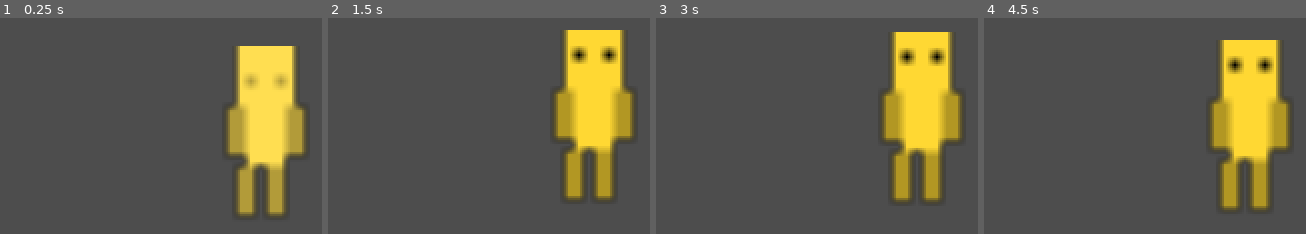
Above: before the commit, frames 1-4 (left to right).
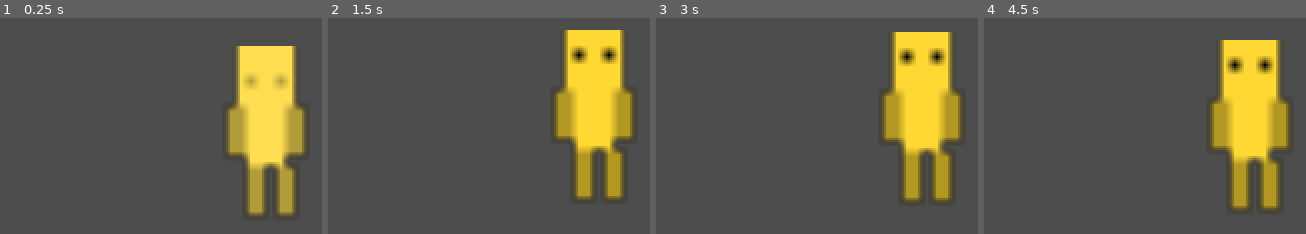
Above: after the commit, the same moments.

Repository: Jadest03/sprite-soul
Game: Godot game, scene res://scenes/Companion.tscn
The game is run twice, just before and just after one commit, with the same random seed, the same clock (stepped at 60 frames per second) and the same inputs. This scene is started directly instead of the project's main scene.
Inputs (mouse positions are in pixels of both pictures, inside the frame that each line leads up to):
- Up to frame 1 (0.25 s): no input
- Up to frame 2 (1.5 s): tap Enter at 0.5, 0.6 s; move the mouse to (outside the picture) at 0.52 s; click (outside the picture) at 0.67 s; move the mouse to (472, 173) at 1.27 s; tap Keypad Enter at 1.35 s; click (472, 173) at 1.42 s
- Up to frame 3 (3 s): move the mouse to (outside the picture) at 2.02 s; tap Enter at 2.1 s; click (outside the picture) at 2.17 s; move the mouse to (891, 233) at 2.77 s; tap Keypad Enter at 2.85 s; click (891, 233) at 2.92 s
- Up to frame 4 (4.5 s): move the mouse to (outside the picture) at 3.52 s; tap Enter at 3.6 s; click (outside the picture) at 3.67 s; move the mouse to (1070, 93) at 4.27 s; tap Keypad Enter at 4.35 s; click (1070, 93) at 4.42 s

The runs differ from the first frame. In frame 1, 3.8% of the frame differs, in the area x 73-92%, y 66-92%; in frame 2, 4.1%; in frame 3, 4.0%; in frame 4, 4.1%, in the area x 72-93%, y 63-90%.

Commit message:
fix: 스프라이트 생성 품질 및 동작 개선
- 말할 때 idle 유지 (타이핑 끝날 때까지 chat_locked)
- 말풍선 위치 캐릭터 머리 위로 조정
- walk_r에 walk_right 행 직접 사용 (mirror 제거)
- base model을 FLUX.2-klein-base-4B로 교체
- 프롬프트 모델 카드 형식으로 변경
- K-centroid 후처리 추가 (픽셀아트 선명도 개선)
- 다운로드 진행률 디스크 크기 기반으로 표시
- 해상도 512×512, 스텝 15로 최적화

Co-Authored-By: Claude Sonnet 4.6 <noreply@anthropic.com>

Diff:
--- a/autoloads/EventBus.gd
+++ b/autoloads/EventBus.gd
@@ -12,6 +12,7 @@
 # Chat signals
 signal chat_requested(message: String)
 signal chat_response_received(message: String)
+signal chat_bubble_closed
 
 # true일 때 Companion의 passthrough 업데이트를 멈추고 창 전체를 interactive로 전환
 var chat_input_open: bool = false
--- a/scripts/ChatUI.gd
+++ b/scripts/ChatUI.gd
@@ -39,6 +39,7 @@
 var _screen_analyzing := false
 var _last_proactive := ""
 var _last_screen_context := ""
+var _screen_perm_ok := false
 
 func _ready() -> void:
 	layer = 10
@@ -64,6 +65,7 @@
 			if _displayed_chars >= _full_text.length():
 				_is_typing = false
 				_hide_timer = BUBBLE_HIDE_DELAY
+				EventBus.chat_bubble_closed.emit()
 			else:
 				_typing_timer = TYPING_INTERVAL
 
@@ -75,13 +77,13 @@
 
 func _update_input_position() -> void:
 	var vh := get_viewport().get_visible_rect().size.y
-	_input_row.position = Vector2(4.0, vh - _input_row.size.y - 4.0)
+	_input_row.position = Vector2(4.0, vh - _input_row.size.y)
 
 func _update_bubble_position() -> void:
 	var pos := companion.position
 	var bsize := _bubble.size
 	var x := clampf(pos.x - bsize.x * 0.5, 4.0, 296.0 - bsize.x)
-	var y := maxf(4.0, pos.y - 120.0 - bsize.y)
+	var y := maxf(4.0, pos.y - companion.SPRITE_HALF.y * 1.2 - 8.0 - bsize.y)
 	_bubble.position = Vector2(x, y)
 
 func _on_companion_clicked() -> void:
@@ -197,13 +199,30 @@
 	_screen_http = HTTPRequest.new()
 	add_child(_screen_http)
 	_screen_http.request_completed.connect(_on_screen_analyzed)
-
+	# Defer permission check so the companion renders first
+	get_tree().create_timer(1.0).timeout.connect(_start_screen_capture)
+
+func _start_screen_capture() -> void:
+	_screen_perm_ok = _check_screen_perm()
+	if not _screen_perm_ok:
+		get_tree().create_timer(2.0).timeout.connect(func():
+			EventBus.chat_response_received.emit(
+				"화면 기록 권한이 없어요! 시스템 설정 → 개인정보 보호 및 보안 → 화면 기록에서 SpriteSoul을 허용 후 재시작해주세요."))
+		return
 	_screen_timer = Timer.new()
 	_screen_timer.wait_time = SCREEN_INTERVAL
 	_screen_timer.one_shot = false
 	_screen_timer.timeout.connect(_capture_and_analyze)
 	add_child(_screen_timer)
 	_screen_timer.start()
+
+# Returns false only if Python3 ran and explicitly reported no permission.
+# Falls back to true (assume OK) if Python3 unavailable.
+func _check_screen_perm() -> bool:
+	var code := OS.execute("/usr/bin/python3", ["-c",
+		"import ctypes,sys; lib=ctypes.cdll.LoadLibrary('/System/Library/Frameworks/CoreGraphics.framework/CoreGraphics'); lib.CGPreflightScreenCaptureAccess.restype=ctypes.c_bool; sys.exit(0 if lib.CGPreflightScreenCaptureAccess() else 1)"],
+		[])
+	return code != 1
 
 func _capture_and_analyze() -> void:
 	var is_sleeping: bool = companion != null and companion.fsm.current_state == CompanionFSM.State.SLEEP
--- a/scripts/Companion.gd
+++ b/scripts/Companion.gd
@@ -16,10 +16,11 @@
 var SPRITE_HALF  := Vector2(40.0, 50.0)
 
 const STATE_COLORS = {
-	"idle":  Color(1.0, 0.85, 0.2),
-	"walk":  Color(0.3, 0.6, 1.0),
-	"sleep": Color(0.5, 0.3, 0.8),
-	"react": Color(1.0, 0.5, 0.1),
+	"idle":   Color(1.0, 0.85, 0.2),
+	"walk_l": Color(0.3, 0.6, 1.0),
+	"walk_r": Color(0.3, 0.6, 1.0),
+	"sleep":  Color(0.5, 0.3, 0.8),
+	"react":  Color(1.0, 0.5, 0.1),
 }
 
 var fsm
@@ -38,6 +39,8 @@
 var _next_banzai: float = 0.0
 var _no_interact_timer: float = 0.0
 var _forced_sleep := false
+var _yawn_tween: Tween = null
+var _walk_scale_mult: float = 1.0
 
 const SLEEP_AFTER := 600.0  # 10분
 
@@ -55,6 +58,7 @@
 	fsm.state_entered.connect(_on_state_entered)
 	EventBus.chat_requested.connect(_on_chat_requested)
 	EventBus.chat_response_received.connect(_on_chat_response_received)
+	EventBus.chat_bubble_closed.connect(_on_chat_bubble_closed)
 
 	_context_menu = PopupMenu.new()
 	_context_menu.add_item("새 캐릭터 만들기", 0)
@@ -68,8 +72,9 @@
 	var loaded := _load_sprite_frames()
 	if loaded != null:
 		sprite.sprite_frames = loaded
-		SPRITE_SCALE = Vector2(1.5, 1.5)
-		SPRITE_HALF  = Vector2(72.0, 80.0)
+		SPRITE_SCALE = Vector2(1.0, 1.0)
+		SPRITE_HALF  = Vector2(48.0, 65.0)
+		_walk_scale_mult = _measure_walk_scale_correction()
 	else:
 		sprite.sprite_frames = _build_placeholder_frames()
 	sprite.scale = SPRITE_SCALE
@@ -123,7 +128,7 @@
 
 	if position.x < SPRITE_HALF.x or position.x > _screen_rect.size.x - SPRITE_HALF.x:
 		_walk_dir_x *= -1
-		sprite.flip_h = _walk_dir_x < 0
+		_play_walk_anim()
 
 	position.x = clampf(position.x, SPRITE_HALF.x, _screen_rect.size.x - SPRITE_HALF.x)
 
@@ -131,13 +136,23 @@
 	sprite.flip_h = mouse_pos.x < position.x
 
 func _on_state_entered(state: int) -> void:
+	if is_instance_valid(_yawn_tween):
+		_yawn_tween.kill()
+	_yawn_tween = null
 	match state:
-		CompanionFSM.State.IDLE:  sprite.play("idle")
+		CompanionFSM.State.IDLE:
+			sprite.scale = SPRITE_SCALE
+			sprite.play("idle")
 		CompanionFSM.State.WALK:
+			sprite.scale = SPRITE_SCALE * _walk_scale_mult
 			_pick_walk_direction()
-			sprite.play("walk")
-		CompanionFSM.State.SLEEP: sprite.play("sleep")
-		CompanionFSM.State.REACT: sprite.play("react")
+			_play_walk_anim()
+		CompanionFSM.State.SLEEP:
+			sprite.scale = SPRITE_SCALE
+			sprite.play("sleep")
+		CompanionFSM.State.REACT:
+			sprite.scale = SPRITE_SCALE
+			sprite.play("react")
 
 func _input(event: InputEvent) -> void:
 	if event is InputEventMouseButton and event.pressed:
@@ -163,19 +178,32 @@
 func _on_chat_requested(_text: String) -> void:
 	_reset_sleep_timer()
 	_chat_locked = true
-	fsm.transition_to(CompanionFSM.State.REACT)
+	fsm.transition_to(CompanionFSM.State.IDLE)
 
 func _on_chat_response_received(_text: String) -> void:
+	_chat_locked = true
+	fsm.transition_to(CompanionFSM.State.IDLE)
+
+func _on_chat_bubble_closed() -> void:
 	_chat_locked = false
-	fsm.transition_to(CompanionFSM.State.IDLE)
 
 func _reset_sleep_timer() -> void:
 	_no_interact_timer = 0.0
 	_forced_sleep = false
 
 func _pick_walk_direction() -> void:
-	_walk_dir_x = 1.0 if randf() > 0.5 else -1.0
-	sprite.flip_h = _walk_dir_x < 0
+	var center := _screen_rect.size.x * 0.5
+	var edge_zone := _screen_rect.size.x * 0.25
+	if position.x < center - edge_zone:
+		_walk_dir_x = 1.0   # 왼쪽 벽 근처 → 오른쪽으로
+	elif position.x > center + edge_zone:
+		_walk_dir_x = -1.0  # 오른쪽 벽 근처 → 왼쪽으로
+	else:
+		_walk_dir_x = 1.0 if randf() > 0.5 else -1.0
+
+func _play_walk_anim() -> void:
+	sprite.flip_h = false
+	sprite.play("walk_r" if _walk_dir_x > 0 else "walk_l")
 
 # --- Micro-interactions ---
 
@@ -215,10 +243,12 @@
 		sprite.position.y = lerp(sprite.position.y, 0.0, 8.0 * delta)
 
 func _do_yawn() -> void:
-	var tween := create_tween()
-	tween.tween_property(sprite, "scale", SPRITE_SCALE * Vector2(1.16, 0.84), 0.35)
-	tween.tween_property(sprite, "scale", SPRITE_SCALE * Vector2(0.92, 1.12), 0.2)
-	tween.tween_property(sprite, "scale", SPRITE_SCALE, 0.35)
+	if is_instance_valid(_yawn_tween):
+		_yawn_tween.kill()
+	_yawn_tween = create_tween()
+	_yawn_tween.tween_property(sprite, "scale", SPRITE_SCALE * Vector2(1.16, 0.84), 0.35)
+	_yawn_tween.tween_property(sprite, "scale", SPRITE_SCALE * Vector2(0.92, 1.12), 0.2)
+	_yawn_tween.tween_property(sprite, "scale", SPRITE_SCALE, 0.35)
 
 func _do_bounce() -> void:
 	var tween := create_tween()
@@ -236,16 +266,65 @@
 
 # --- Real sprite loading ---
 
+func _char_height_in_file(path: String) -> int:
+	var img := Image.load_from_file(path)
+	if not img:
+		return 0
+	if img.get_format() != Image.FORMAT_RGBA8:
+		img.convert(Image.FORMAT_RGBA8)
+	var data := img.get_data()
+	var w := img.get_width()
+	var h := img.get_height()
+	var min_y := h
+	var max_y := -1
+	for y in h:
+		for x in w:
+			if data[(y * w + x) * 4 + 3] > 10:
+				if y < min_y: min_y = y
+				if y > max_y: max_y = y
+	return 0 if max_y < 0 else max_y - min_y + 1
+
+func _measure_walk_scale_correction() -> float:
+	var dir := OS.get_user_data_dir() + "/sprites"
+	var idle_h := _char_height_in_file(dir + "/idle_1.png")
+	if idle_h <= 0:
+		return 1.0
+	# 신규 포맷 우선, 없으면 구버전 walk_*.png 사용
+	var walk_files: Array[String]
+	if FileAccess.file_exists(dir + "/walk_l_1.png"):
+		walk_files = [dir + "/walk_l_1.png", dir + "/walk_l_2.png", dir + "/walk_l_3.png"]
+	else:
+		walk_files = [dir + "/walk_1.png", dir + "/walk_2.png", dir + "/walk_3.png"]
+	var total := 0
+	var count := 0
+	for path in walk_files:
+		var h := _char_height_in_file(path)
+		if h > 0:
+			total += h
+			count += 1
+	if count == 0:
+		return 1.0
+	var avg_h := total / count
+	return float(idle_h) / float(avg_h) if avg_h < idle_h else 1.0
+
 func _load_sprite_frames() -> SpriteFrames:
 	var dir := OS.get_user_data_dir() + "/sprites"
 	if not FileAccess.file_exists(dir + "/idle_1.png"):
 		return null
 
 	var anim_files := {
-		"idle":  ["idle_1.png"],
-		"walk":  ["walk_1.png", "walk_2.png", "walk_3.png"],
-		"sleep": ["sleep_1.png"],
-		"react": ["react_1.png", "react_2.png"],
+		"idle":   ["idle_1.png", "idle_2.png", "idle_3.png"],
+		"walk_l": ["walk_l_1.png", "walk_l_2.png", "walk_l_3.png"],
+		"walk_r": ["walk_r_1.png", "walk_r_2.png", "walk_r_3.png"],
+		"sleep":  ["sleep_1.png"],
+		"react":  ["react_1.png", "react_2.png"],
+	}
+	var anim_speeds := {
+		"idle":   3.0,
+		"walk_l": 4.0,
+		"walk_r": 4.0,
+		"sleep":  1.0,
+		"react":  5.0,
 	}
 	var frames := SpriteFrames.new()
 	frames.remove_animation("default")
@@ -253,11 +332,21 @@
 	for anim_name: String in anim_files:
 		frames.add_animation(anim_name)
 		frames.set_animation_loop(anim_name, true)
-		frames.set_animation_speed(anim_name, 4.0)
+		frames.set_animation_speed(anim_name, anim_speeds.get(anim_name, 4.0))
 		for filename: String in anim_files[anim_name]:
 			var img := Image.load_from_file(dir + "/" + filename)
 			if img:
 				frames.add_frame(anim_name, ImageTexture.create_from_image(img))
+
+	# 구버전 스프라이트 폴백: walk_l_*.png 없을 때 walk_1/2/3.png 3프레임 사용
+	if frames.get_frame_count("walk_l") == 0 and FileAccess.file_exists(dir + "/walk_1.png"):
+		for filename in ["walk_1.png", "walk_2.png", "walk_3.png"]:
+			var img := Image.load_from_file(dir + "/" + filename)
+			if img:
+				frames.add_frame("walk_r", ImageTexture.create_from_image(img))
+				var img_l := img.duplicate()
+				img_l.flip_x()
+				frames.add_frame("walk_l", ImageTexture.create_from_image(img_l))
 
 	return frames
 
--- a/scripts/Main.gd
+++ b/scripts/Main.gd
@@ -176,9 +176,9 @@
 	var sprites_dir := OS.get_user_data_dir() + "/sprites/"
 	_preview_textures = {
 		"idle":  [_load_tex(sprites_dir + "idle_1.png")],
-		"walk":  [_load_tex(sprites_dir + "walk_1.png"),
-		          _load_tex(sprites_dir + "walk_2.png"),
-		          _load_tex(sprites_dir + "walk_3.png")],
+		"walk":  [_load_tex(sprites_dir + "walk_l_1.png"),
+		          _load_tex(sprites_dir + "walk_l_2.png"),
+		          _load_tex(sprites_dir + "walk_l_3.png")],
 		"sleep": [_load_tex(sprites_dir + "sleep_1.png")],
 	}
 	_preview_anim = "idle"
Not shown, changed: sprite_gen/generate_sprites.py
